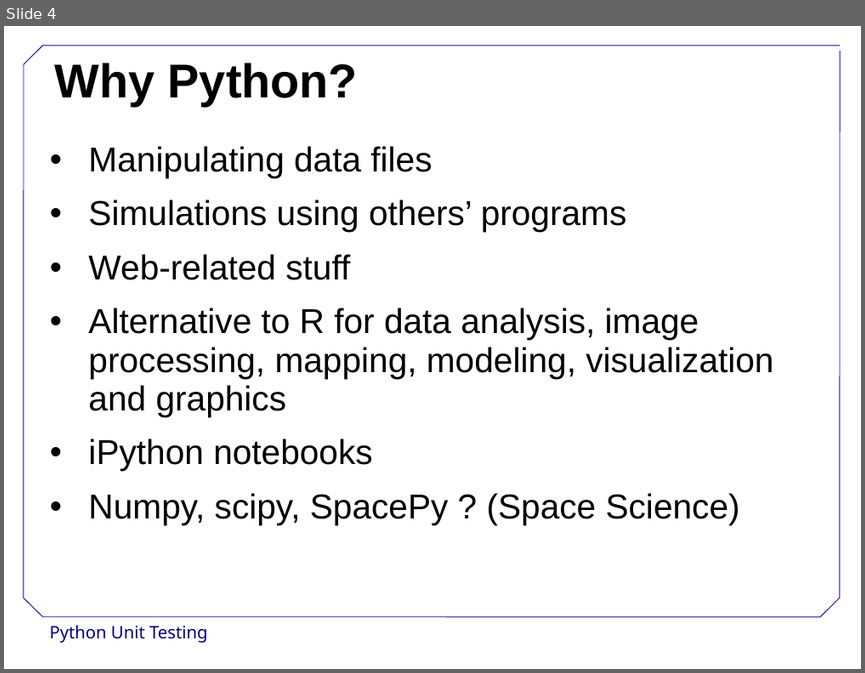
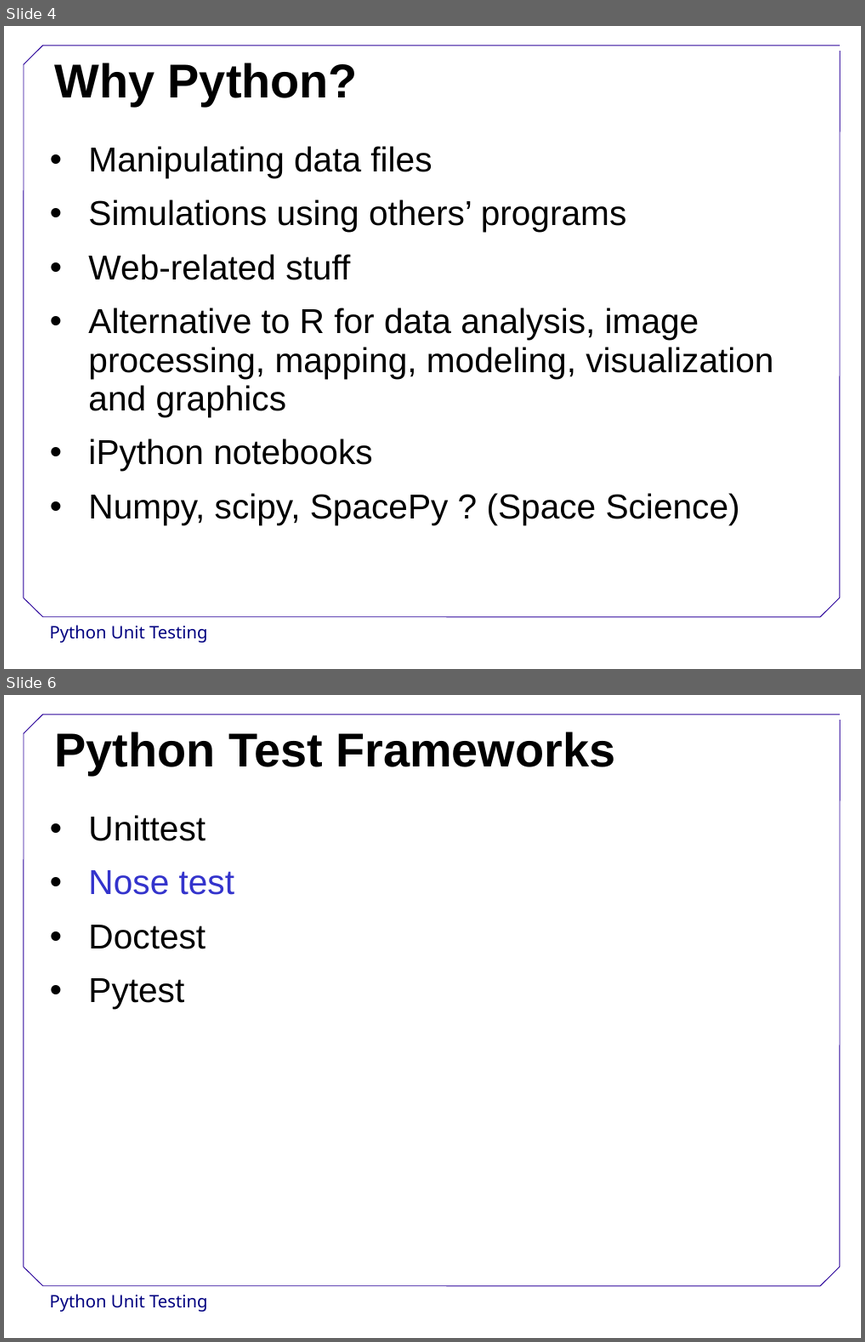
Before and after one commit to DevasenaInupakutika/2014-06-25-Reading, a slide deck: Python-Unit-Testing.ppt. Shown one above the other, each under a label of ours: slide 4 before the commit, slides 4 and 6 after it; the slides between them are not shown. The pictures are 865x673 and 865x1342 pixels, drawn with LibreOffice and Linux fonts; fonts in the diff are those of the drawing; background and template pictures are left out. Boxes give left, top, right and bottom in pixels: in the first picture for what was removed or moved away, otherwise in the second. Text is boxed around its words. In the diff, an @@ line names an element or a change of style, - is before the commit and + after.

```diff
--- a/Python-Unit-Testing.ppt
+++ b/Python-Unit-Testing.ppt
@@ slide 6 added at (4, 695, 861, 1338), background #FFFFFF; not listed: 9 template elements that a slide beside it also shows @@
@@ title added at (54, 732, 615, 775), 44 pt, text #000000, bold @@
+Python Test Frameworks
@@ text added at (88, 815, 234, 1009), 32 pt, text #000000 @@
+• Unittest
+• Nose test
+• Doctest
+• Pytest
```
Also in this commit, not shown: 1 other slide added, 1 slide removed.
